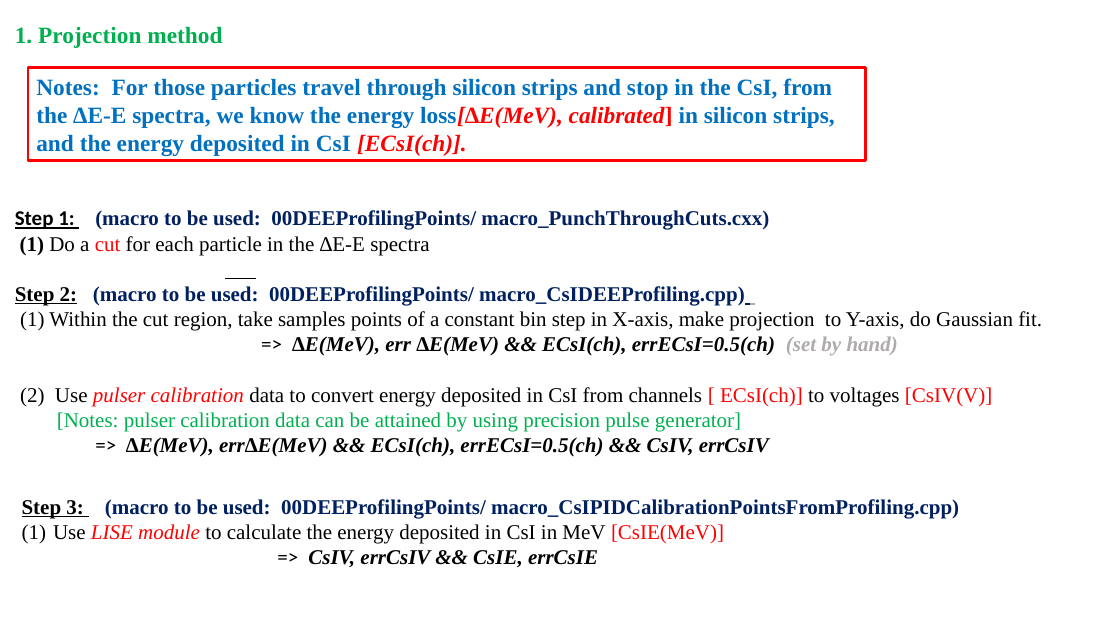
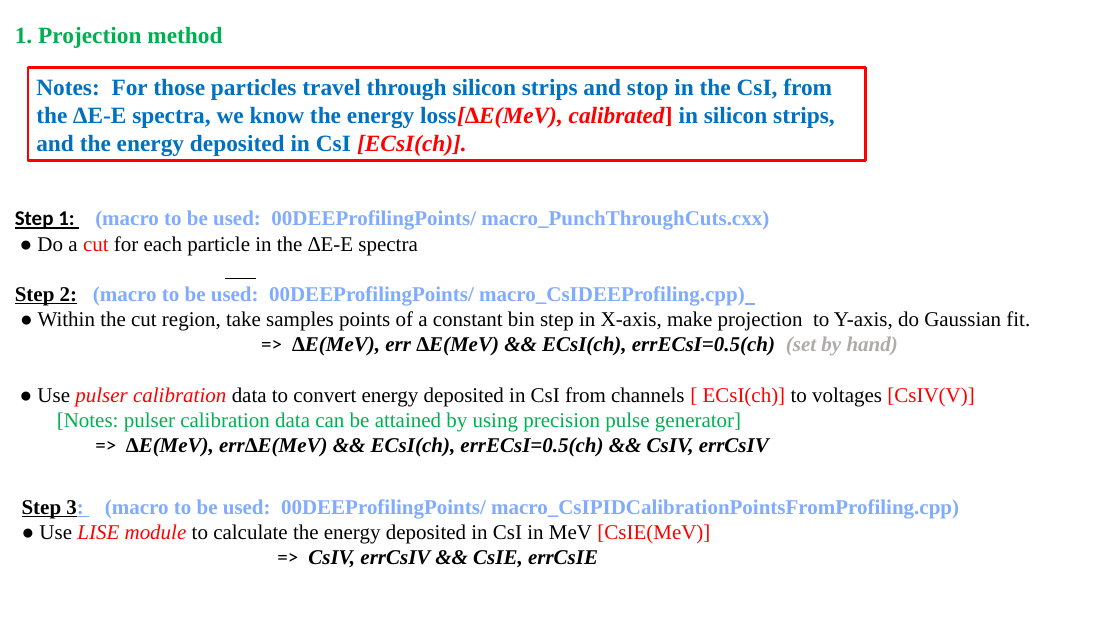
Before and after one commit to gfh16/StudyNotes, a slide deck: slide 5 of 2018Oct-Tutorial_HiRACsICalibrations.pptx. Drawn at 1120x630 pixels with LibreOffice and Linux fonts; fonts in the diff are those of the drawing. Boxes give left, top, right and bottom in pixels: in the first picture for what was removed or moved away, otherwise in the second. Text is boxed around its words. In the diff, an @@ line names an element or a change of style, - is before the commit and + after.

Commit message:
Added how to get kinematics points.

```diff
--- a/2018Oct-Tutorial_HiRACsICalibrations.pptx
+++ b/2018Oct-Tutorial_HiRACsICalibrations.pptx
@@ text at [15,210,769,306]: text colour #002060 to #81ABFF in "(macro to be used: 00DEEProfilingPoints/ macro_PunchThroughC ...", "(macro to be used: 00DEEProfilingPoints/ macro_CsIDEEProfili ..." @@
@@ text at [37,236,417,255]: text changed @@
-(1) Do a cut for each particle in the ∆E-E spectra
+● Do a cut for each particle in the ∆E-E spectra
@@ text at [38,311,1030,331]: text changed @@
-(1) Within the cut region, take samples points of a constant bin step in X-axis, make projection to Y-axis, do Gaussian fit.
+● Within the cut region, take samples points of a constant bin step in X-axis, make projection to Y-axis, do Gaussian fit.
@@ text at [37,387,974,407]: text changed @@
-(2) Use pulser calibration data to convert energy deposited in CsI from channels [ ECsI(ch)] to voltages [CsIV(V)]
+● Use pulser calibration data to convert energy deposited in CsI from channels [ ECsI(ch)] to voltages [CsIV(V)]
@@ text at [22,499,959,519]: text colour #000000 to #81ABFF in "3:"; text colour #002060 to #81ABFF in "(macro to be used: 00DEEProfilingPoints/ macro_CsIPIDCalibra ..." @@
@@ text at [39,524,710,544]: text changed @@
-(1) Use LISE module to calculate the energy deposited in CsI in MeV [CsIE(MeV)]
+● Use LISE module to calculate the energy deposited in CsI in MeV [CsIE(MeV)]
```
Also in this commit, not shown: 9 other slides changed, 4 slides added, 3 slides removed.
